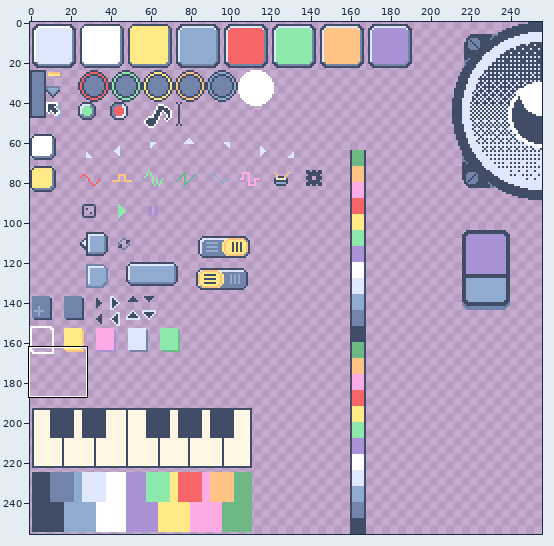
Pixel-art file -- tiny-cli/sprite-sheet.aseprite. Above, an overview of the earlier version with the close-up marked.
Close-up. Before:
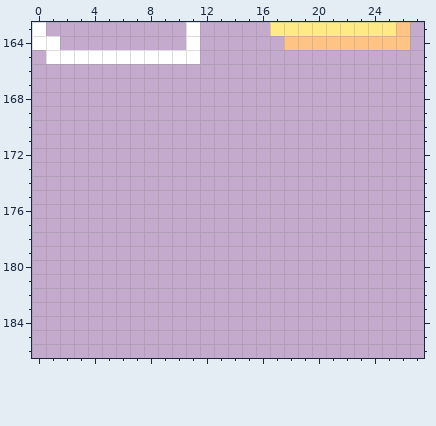
256x256 pixels, 1 frame. Shown: x 0..27, y 163..186.
The result:
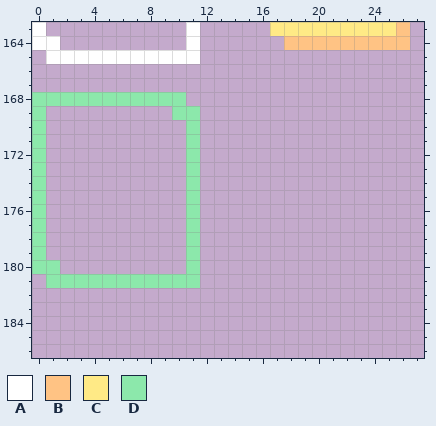
Palette (. is transparent): A #ffffff  B #ffc384  C #ffea86  D #8ce8ab
Change:
{"where": "layer \"Layer 1 #2\""}
{"y":168,"x":0,"old":"...........","new":"DDDDDDDDDDD"}
{"y":169,"x":0,"old":".","new":"D"}
{"y":169,"x":10,"old":"..","new":"DD"}
{"y":170,"x":0,"old":".","new":"D"}
{"y":170,"x":11,"old":".","new":"D"}
{"y":171,"x":0,"old":".","new":"D"}
{"y":171,"x":11,"old":".","new":"D"}
{"y":172,"x":0,"old":".","new":"D"}
{"y":172,"x":11,"old":".","new":"D"}
{"y":173,"x":0,"old":".","new":"D"}
{"y":173,"x":11,"old":".","new":"D"}
{"y":174,"x":0,"old":".","new":"D"}
{"y":174,"x":11,"old":".","new":"D"}
{"y":175,"x":0,"old":".","new":"D"}
{"y":175,"x":11,"old":".","new":"D"}
{"y":176,"x":0,"old":".","new":"D"}
{"y":176,"x":11,"old":".","new":"D"}
{"y":177,"x":0,"old":".","new":"D"}
{"y":177,"x":11,"old":".","new":"D"}
{"y":178,"x":0,"old":".","new":"D"}
{"y":178,"x":11,"old":".","new":"D"}
{"y":179,"x":0,"old":".","new":"D"}
{"y":179,"x":11,"old":".","new":"D"}
{"y":180,"x":0,"old":"..","new":"DD"}
{"y":180,"x":11,"old":".","new":"D"}
{"y":181,"x":1,"old":"...........","new":"DDDDDDDDDDD"}
{"label":"added","picture_box":[32,92,200,288]}
